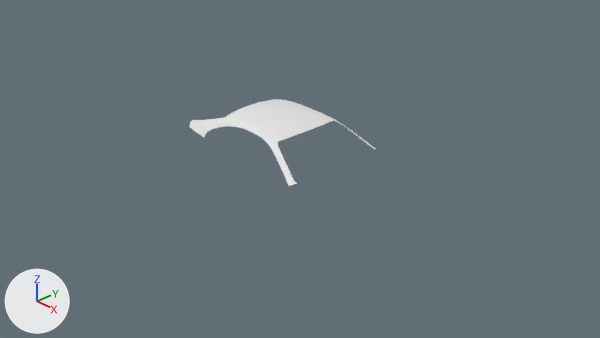
The Blender file Assets/Car models/1994–1999 Toyota Celica/Celica model/Celica.blend, before and after one commit.
Before and after are seen from the file's camera 'Camera'. The lights are fixed; the arrows at lower left show +X, +Y and +Z.
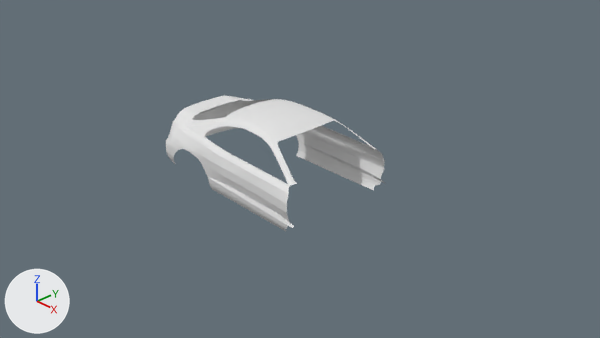
Commit message: Back half of celica

Location of each change, [x1, y1, x2, y2] in pixels of the pictures (600 x 338 px):
'Plane', reshaped (17% wider, 56% taller): before [189, 99, 376, 186]; after [166, 95, 385, 231]
part 1 of me_plane, built on: before [189, 100, 376, 186]; after [166, 95, 385, 231]

The change, as a diff of the scene's bpy script:
```diff
--- a/Assets/Car models/1994–1999 Toyota Celica/Celica model/Celica.blend.py
+++ b/Assets/Car models/1994–1999 Toyota Celica/Celica model/Celica.blend.py
@@ me_plane @@
 # used by ob_plane; location = (-0.39, 0.0, 0.0); scale = (0.6, 0.5, 1.0)
-me_plane.from_pydata(...)  # 145 vertices, 116 faces; spans x -2.16..1.84, y -1.58..0.0, z 0.2..0.64
+me_plane.from_pydata(...)  # 586 vertices, 520 faces; spans x -3.03..1.99, y -1.8..0.0, z -0.45..0.64
+# me_plane part 1: 11 vertices moved from x -2.12..1.73, y -1.55..-1.15, z 0.23..0.36 to x -2.1..1.76, y -1.57..-1.15, z 0.22..0.37; 4 vertices removed from x -2.16..1.74, y -1.58..-1.0, z 0.2..0.28; 445 vertices added at x -3.03..1.99, y -1.8..0.0, z -0.45..0.57
```
